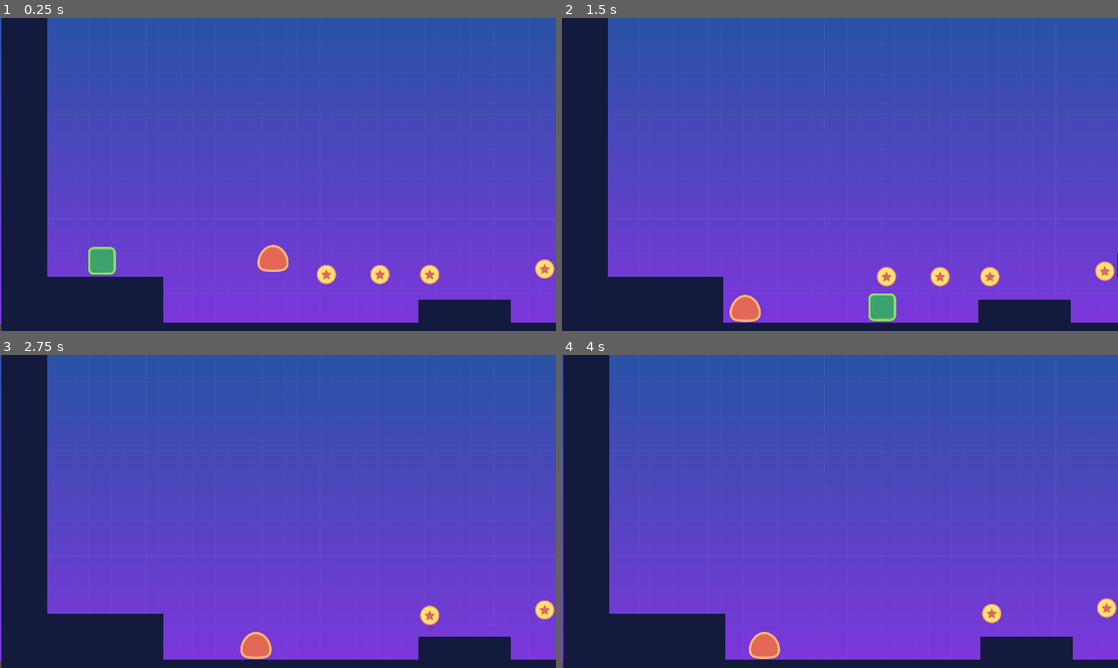
Above: before the commit, frames 1-4 (two rows, left to right).
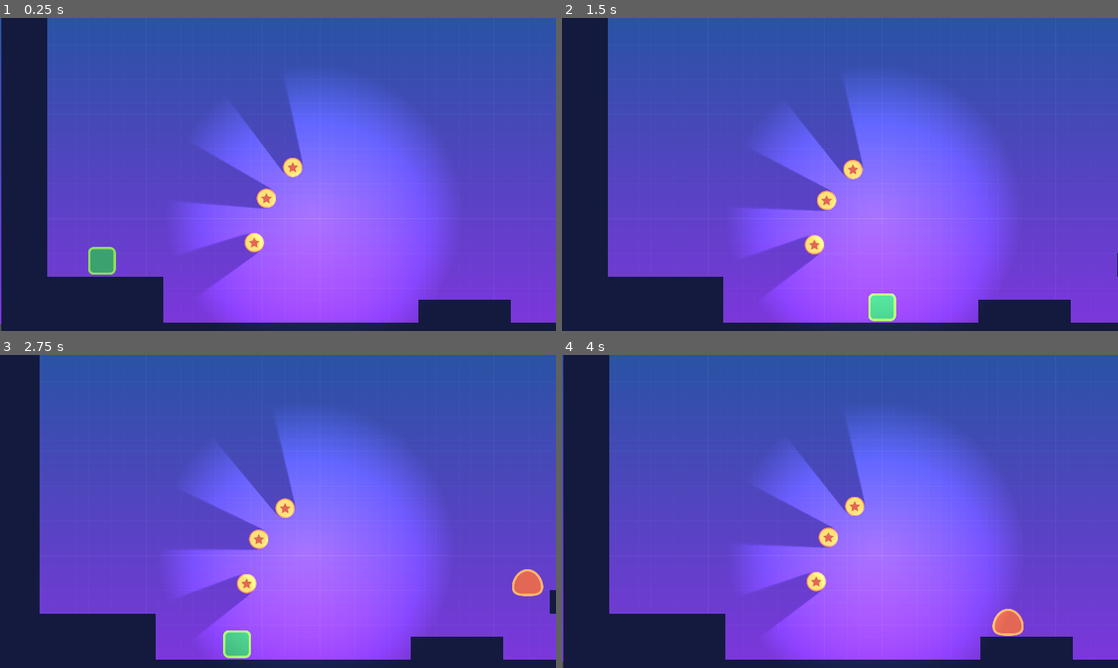
Above: after the commit, the same moments.

Repository: mustafa-mahmud/Platform
Game: Godot game, scene res://src/Level/Level01.tscn
Same seed, same stepped clock (60 frames per second), same inputs: the game is played once before the commit and once after it. This scene is started directly instead of the project's main scene.
Inputs:
- Up to frame 1 (0.25 s): no input
- Up to frame 2 (1.5 s): hold D (move_right) from 0.53 s (still down); tap W (jump) at 0.77 s
- Up to frame 3 (2.75 s): tap W (jump) at 1.52 s; release D (move_right) at 2.03 s; hold Left (move_left) from 2.03 s (still down)
- Up to frame 4 (4 s): release Left (move_left) at 2.78 s; hold D (move_right) from 2.78 s (still down); tap W (jump) at 3.02, 3.77 s

The runs differ from the first frame. In frame 1, 26% of the frame differs, in the area x 32-100%, y 20-98%; in frame 2, 26%; in frame 3, 28%, in the area x 0-100%, y 0-100%; in frame 4, 26%.

Commit message:
1.light2d.mp4

Diff:
--- a/src/Level/Level01.tscn
+++ b/src/Level/Level01.tscn
@@ -7,6 +7,7 @@
 [ext_resource path="res://src/Objects/Coin.tscn" type="PackedScene" id=5]
 [ext_resource path="res://src/Level/Level02.tscn" type="PackedScene" id=6]
 [ext_resource path="res://src/Objects/Portal2D.tscn" type="PackedScene" id=7]
+[ext_resource path="res://assets/light.png" type="Texture" id=8]
 
 [sub_resource type="ConvexPolygonShape2D" id=2]
 points = PoolVector2Array( 0, 0, 80, 0, 80, 80, 0, 80 )
@@ -51,7 +52,7 @@
 }
 
 [node name="CanvasLayer" type="CanvasLayer" parent="."]
-layer = -1
+layer = -100
 
 [node name="Background" type="TextureRect" parent="CanvasLayer"]
 anchor_right = 1.0
@@ -79,16 +80,7 @@
 tile_data = PoolIntArray( -65536, 0, 0, -65535, 0, 0, -65485, 0, 0, -65484, 0, 0, -65444, 0, 0, -65443, 0, 0, 0, 0, 0,  …(5839 unchanged characters)…
 
 [node name="Enemy" parent="." instance=ExtResource( 3 )]
-position = Vector2( 1009, 779 )
-
-[node name="Enemy2" parent="." instance=ExtResource( 3 )]
-position = Vector2( 2581, 974 )
-
-[node name="Enemy3" parent="." instance=ExtResource( 3 )]
-position = Vector2( 3861, 475 )
-
-[node name="Enemy4" parent="." instance=ExtResource( 3 )]
-position = Vector2( 6096, 976 )
+position = Vector2( 2149, 756 )
 
 [node name="Player" parent="." instance=ExtResource( 2 )]
 position = Vector2( 348, 794 )
@@ -98,64 +90,29 @@
 limit_right = 7500
 
 [node name="Coin" parent="." instance=ExtResource( 5 )]
-position = Vector2( 1123, 879 )
+position = Vector2( 2068, 967 )
+
+[node name="Coin2" parent="." instance=ExtResource( 5 )]
+position = Vector2( 1007, 509 )
+
+[node name="Coin3" parent="." instance=ExtResource( 5 )]
+position = Vector2( 916, 616 )
 
 [node name="Coin4" parent="." instance=ExtResource( 5 )]
-position = Vector2( 1877, 860 )
-
-[node name="Coin5" parent="." instance=ExtResource( 5 )]
-position = Vector2( 1989, 632 )
-
-[node name="Coin6" parent="." instance=ExtResource( 5 )]
-position = Vector2( 2707, 946 )
-
-[node name="Coin7" parent="." instance=ExtResource( 5 )]
-position = Vector2( 2871, 311 )
-
-[node name="Coin8" parent="." instance=ExtResource( 5 )]
-position = Vector2( 3102, 432 )
-
-[node name="Coin9" parent="." instance=ExtResource( 5 )]
-position = Vector2( 3632, 449 )
-
-[node name="Coin10" parent="." instance=ExtResource( 5 )]
-position = Vector2( 3803, 359 )
-
-[node name="Coin11" parent="." instance=ExtResource( 5 )]
-position = Vector2( 3187, 623 )
-
-[node name="Coin12" parent="." instance=ExtResource( 5 )]
-position = Vector2( 3758, 806 )
-
-[node name="Coin13" parent="." instance=ExtResource( 5 )]
-position = Vector2( 4609, 875 )
-
-[node name="Coin14" parent="." instance=ExtResource( 5 )]
-position = Vector2( 4614, 739 )
-
-[node name="Coin15" parent="." instance=ExtResource( 5 )]
-position = Vector2( 5251, 756 )
-
-[node name="Coin16" parent="." instance=ExtResource( 5 )]
-position = Vector2( 5437, 751 )
-
-[node name="Coin17" parent="." instance=ExtResource( 5 )]
-position = Vector2( 7247, 903 )
-
-[node name="Coin18" parent="." instance=ExtResource( 5 )]
-position = Vector2( 7245, 765 )
-
-[node name="Coin19" parent="." instance=ExtResource( 5 )]
-position = Vector2( 6822, 962 )
-
-[node name="Coin2" parent="." instance=ExtResource( 5 )]
-position = Vector2( 1308, 879 )
-
-[node name="Coin3" parent="." instance=ExtResource( 5 )]
-position = Vector2( 1480, 879 )
+position = Vector2( 874, 769 )
 
 [node name="Portal2D" parent="." instance=ExtResource( 7 )]
 position = Vector2( 6834, 863 )
 next_scene = ExtResource( 6 )
 
+[node name="Light2D" type="Light2D" parent="."]
+position = Vector2( 1079, 661 )
+texture = ExtResource( 8 )
+texture_scale = 2.0
+range_layer_min = -100
+shadow_enabled = true
+shadow_gradient_length = 2.0
+shadow_filter = 2
+shadow_filter_smooth = 5.0
+
 [editable path="Player"]
--- a/src/Objects/Coin.tscn
+++ b/src/Objects/Coin.tscn
@@ -1,7 +1,10 @@
-[gd_scene load_steps=7 format=2]
+[gd_scene load_steps=8 format=2]
 
 [ext_resource path="res://assets/coin.png" type="Texture" id=1]
 [ext_resource path="res://src/Objects/Coin.gd" type="Script" id=2]
+
+[sub_resource type="OccluderPolygon2D" id=5]
+polygon = PoolVector2Array( 7, -35, 21, -30, 32, -18, 36, -4, 34, 13, 25, 26, 12, 34, -3, 36, -18, 32, -31, 20, -36, -2, -32, -19, -20, -31, -6, -36 )
 
 [sub_resource type="CircleShape2D" id=1]
 radius = 34.0147
@@ -100,7 +103,11 @@
 [node name="coin" type="Sprite" parent="."]
 texture = ExtResource( 1 )
 
+[node name="LightOccluder2D" type="LightOccluder2D" parent="coin"]
+occluder = SubResource( 5 )
+
 [node name="CollisionShape2D" type="CollisionShape2D" parent="."]
+visible = false
 position = Vector2( 0, -1 )
 shape = SubResource( 1 )
 
Not shown: 1 places in src/Level/Level01.tscn that only renumber resources
